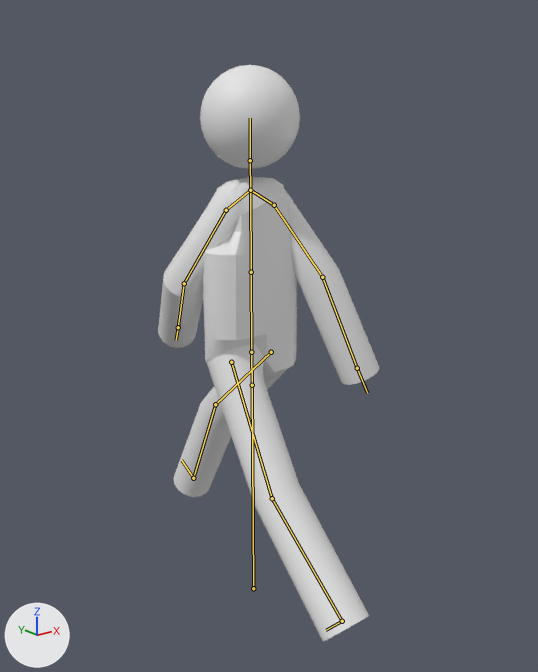
The Blender file Content/Resources/Character01-6.blend: old version first, new version second.
Both versions are drawn from a 50 mm lens placed at (-76.6, -100.6, 83.3), pointed at (2.8, -1.4, 43.6). Every picture has the same lights, and +X, +Y and +Z are marked at lower left. Both versions are drawn at frame 7 of the action 'walk'; the numbers are the values there. The bones that bend it are drawn over the model as lines.

Objects in the first picture: 'vg.body'.
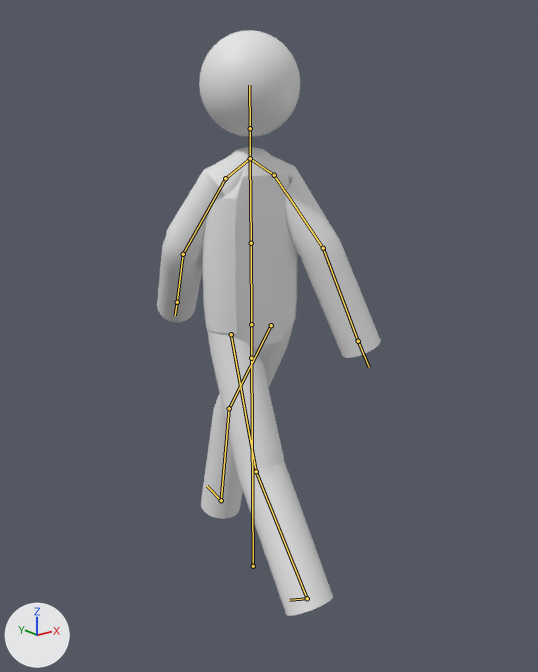
What the commit changed:
Bone 'root' (bone_root) moves from (0.0, -8.7, 0.0) to (0.0, -3.6, 0.0).
Bone 'thigh_r' (bone_thigh_r) turns from (-44, 0, 0) to (-29, 0, 0) degrees about its own x, y and z.
Bone 'thigh_l' (bone_thigh_l) turns from (32, 0, 0) to (20, 0, 0) degrees about its own x, y and z.
Bone 'calf_l' (bone_calf_l) turns from (16, 0, 0) to (13, 0, 0) degrees about its own x, y and z.

Location of each change, [x1, y1, x2, y2] in pixels of the pictures (538 x 672 px):
'vg.body', posed
    before: [158, 65, 379, 641]
    after: [157, 30, 381, 616]
bone 'root', root to tip
    before: (253, 588) to (252, 385)
    after: (253, 566) to (251, 358)
bone 'thigh_r', root to tip
    before: (271, 352) to (215, 404)
    after: (271, 325) to (229, 408)
bone 'thigh_l', root to tip
    before: (231, 362) to (272, 498)
    after: (231, 334) to (256, 471)
bone 'calf_l', root to tip
    before: (272, 498) to (342, 621)
    after: (256, 471) to (307, 598)
